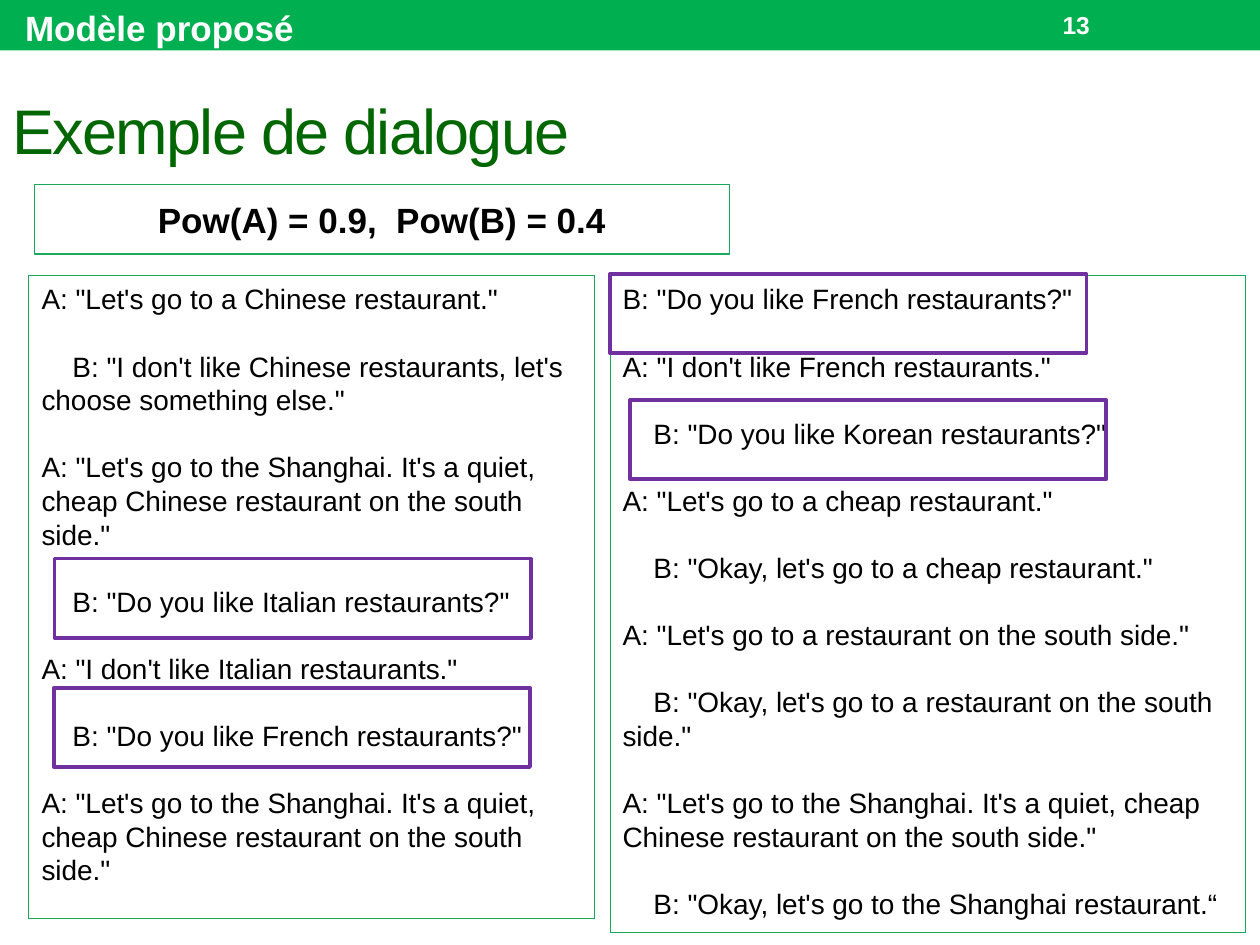
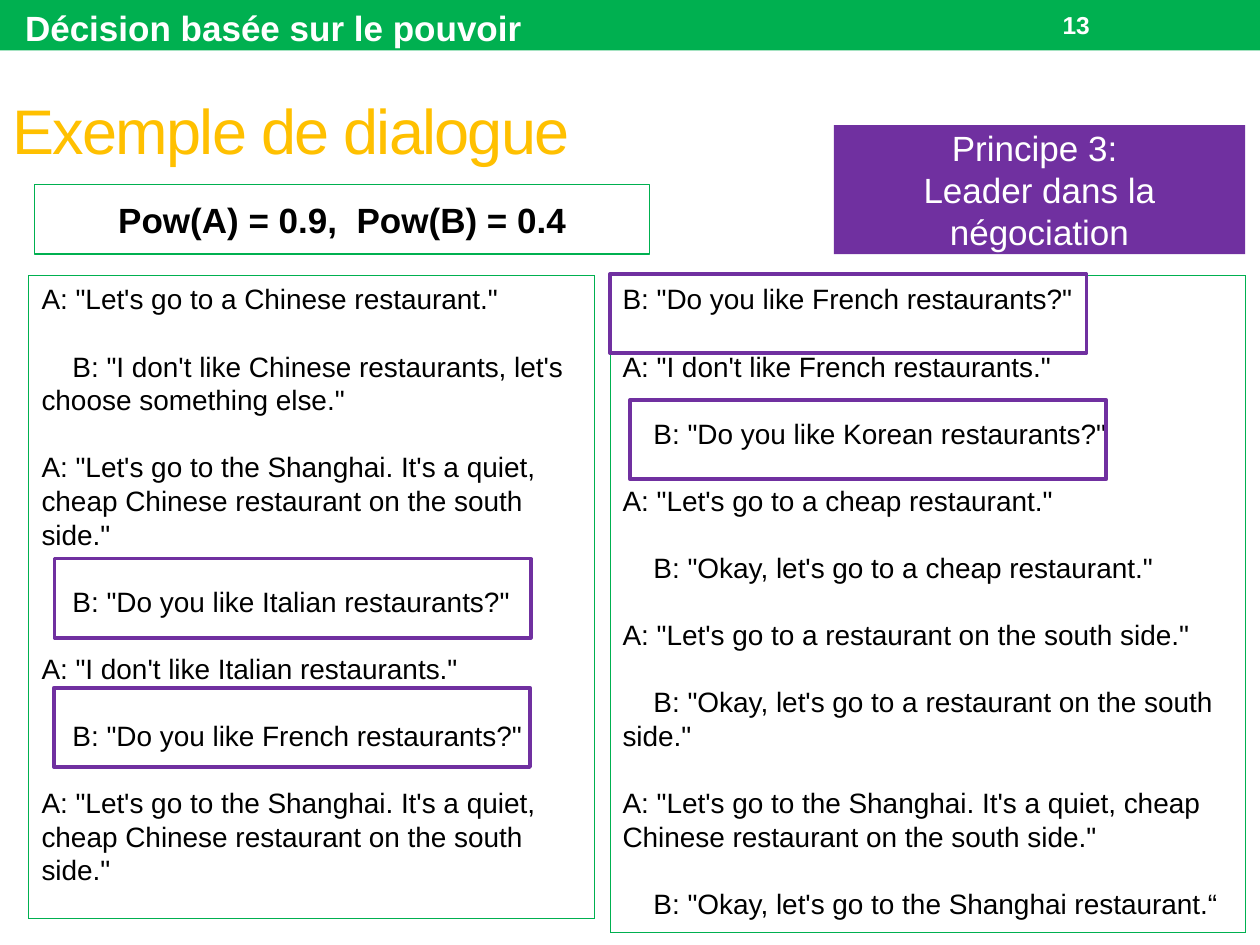
Before and after one commit to Olydia/Discolog, a slide deck: slide 13 of papers/Presentations/GT ACAI 17/GT.pptx. Drawn at 1260x945 pixels with LibreOffice and Linux fonts; fonts in the diff are those of the drawing. Boxes give left, top, right and bottom in pixels: in the first picture for what was removed or moved away, otherwise in the second. Text is boxed around its words. In the diff, an @@ line names an element or a change of style, - is before the commit and + after.

```diff
--- a/papers/Presentations/GT ACAI 17/GT.pptx
+++ b/papers/Presentations/GT ACAI 17/GT.pptx
@@ text removed at (25,15,293,48) @@
-Modèle proposé
@@ text added at (25,15,521,48), 20 pt, text #FFFFFF, bold @@
+Décision basée sur le pouvoir
@@ title "Exemple de dialogue" at (13,108,570,166): text colour #006600 to #FFC000 @@
@@ rectangle added at (834,125,1245,253), fill #7030A0, 20 pt, text #FFFFFF @@
+Principe 3:
+Leader dans la négociation
@@ outline #19A95A 0.75 pt to #00B050 0.75 pt in 3 elements at (29,276,595,920), (610,276,1245,934), (35,185,650,255) @@
@@ rectangle "Pow(A) = 0.9, Pow(B) = ...": place and size @@
-rectangle "Pow(A) = 0.9, Pow(B) = ..." at (35,185,730,255)
+rectangle "Pow(A) = 0.9, Pow(B) = ..." at (35,185,650,255)
```
Also in this commit, not shown: 4 other slides changed, 5 slides added, 10 slides removed, 2 other files.
